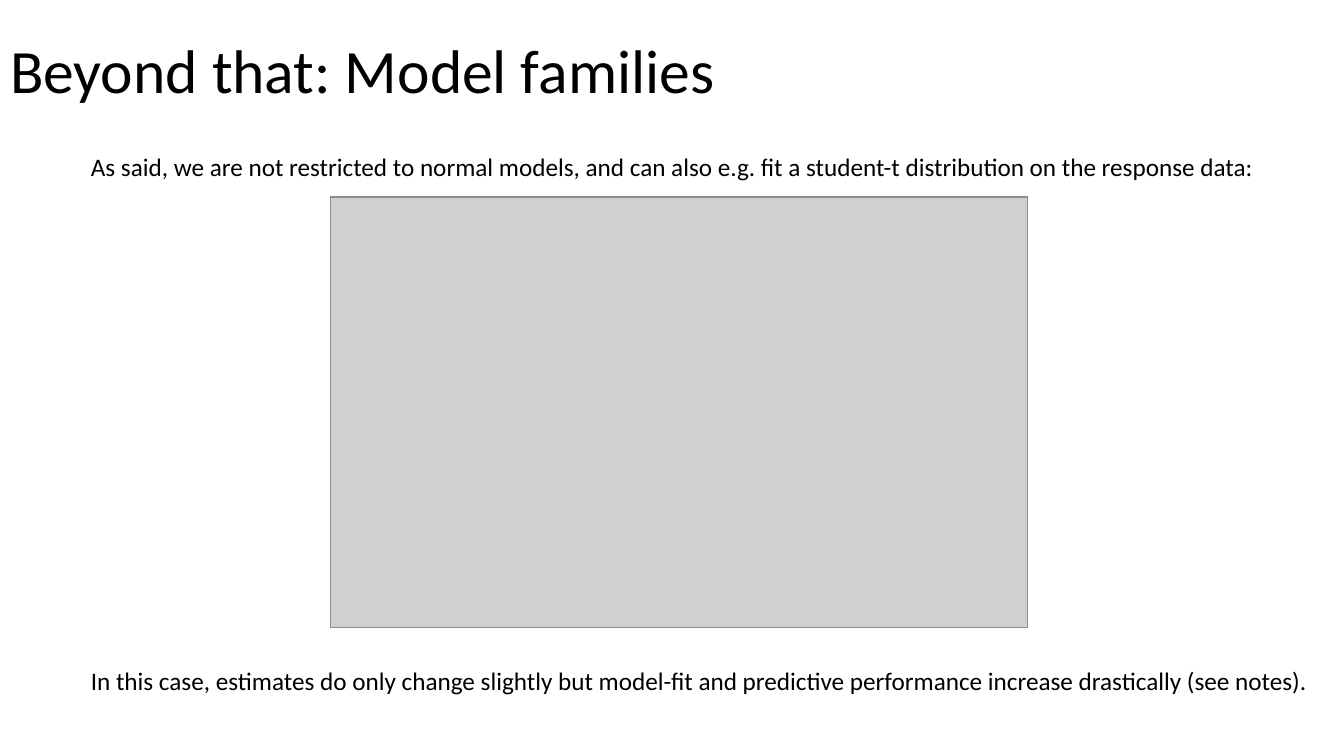
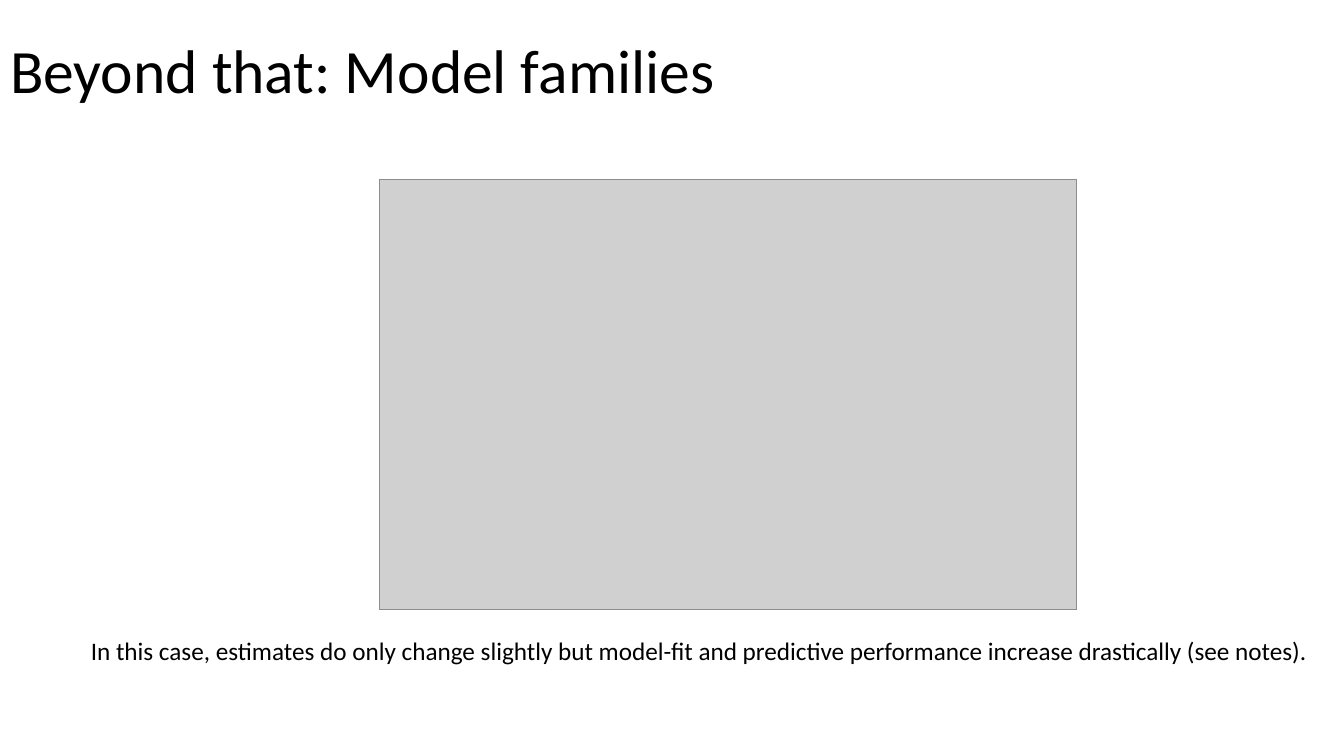
Before and after one commit to julianquandt/brms-intro-SIPS2019, a slide deck: slide 64 of intro_to_brms.pptx (slide 61 before the commit). Drawn at 1344x756 pixels with LibreOffice and Linux fonts; fonts in the diff are those of the drawing; grey boxes stand for pictures. Boxes give left, top, right and bottom in pixels: in the first picture for what was removed or moved away, otherwise in the second. Text is boxed around its words. In the diff, an @@ line names an element or a change of style, - is before the commit and + after.

```diff
--- a/intro_to_brms.pptx
+++ b/intro_to_brms.pptx
@@ text at (91,158,1252,181): paragraph removed @@
-  As said, we are not restricted to normal models, and can also e.g. fit a student-t distribution on the response data:
@@ picture: place and size @@
-picture at (331,197,1028,627)
+picture at (380,179,1078,610)
```
Also in this commit, not shown: 6 other slides changed, 4 slides added, 1 slide removed, 1 other file.
